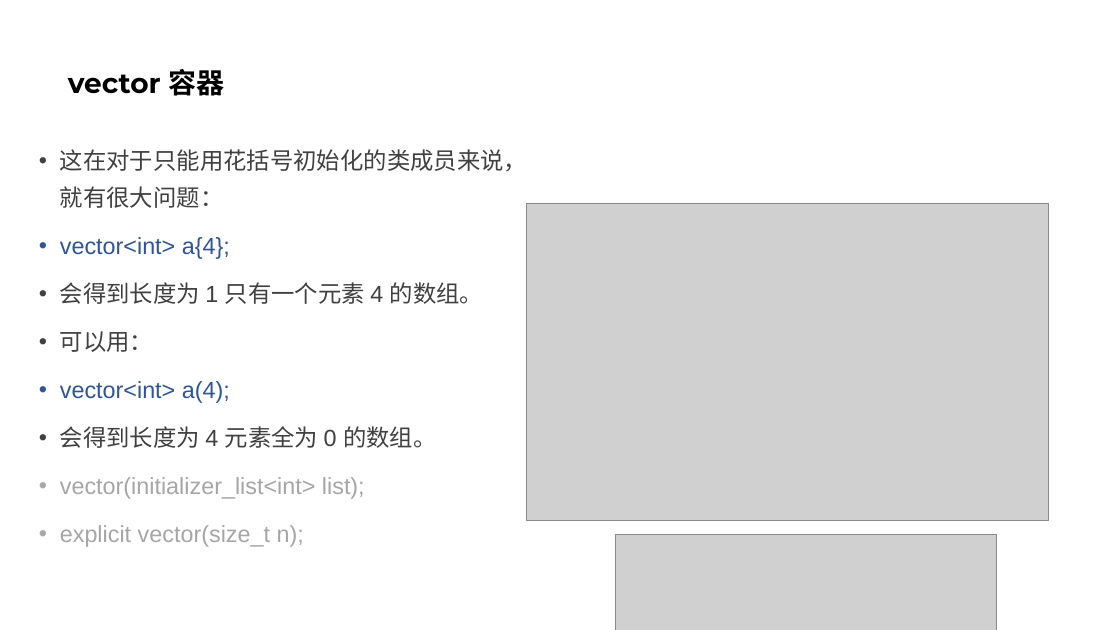
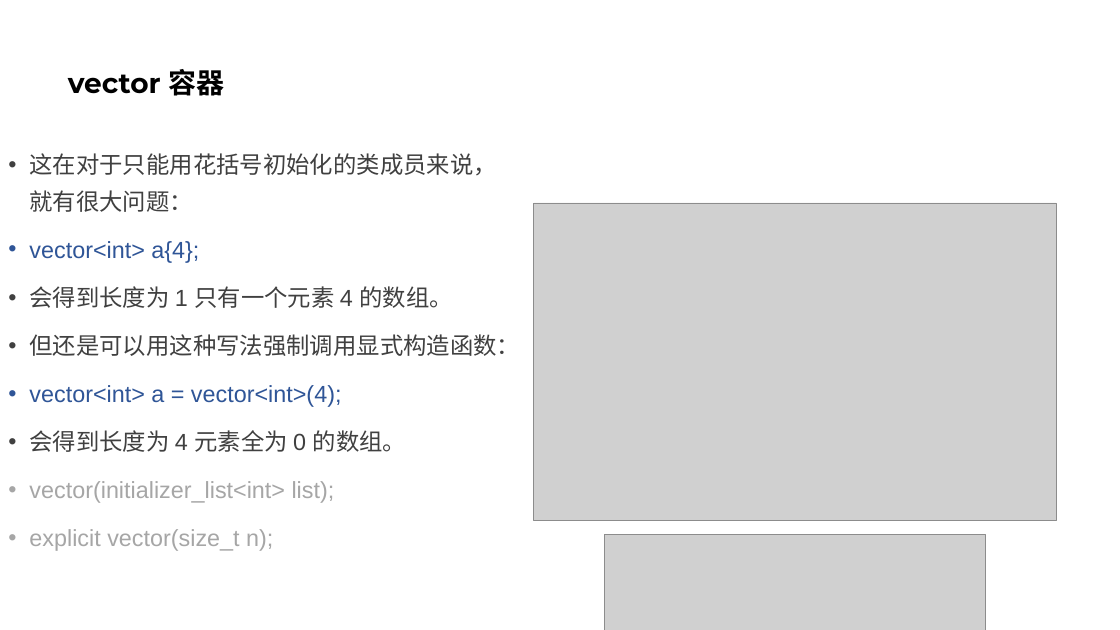
Before and after one commit to parallel101/course, a slide deck: slide 19 of 13/slides.pptx. Drawn at 1120x630 pixels with LibreOffice and Linux fonts; fonts in the diff are those of the drawing; grey boxes stand for pictures. Boxes give left, top, right and bottom in pixels: in the first picture for what was removed or moved away, otherwise in the second. Text is boxed around its words. In the diff, an @@ line names an element or a change of style, - is before the commit and + after.

Commit message:
add vector slides

```diff
--- a/13/slides.pptx
+++ b/13/slides.pptx
@@ text "这在对于只能用花括号初始化的类成员来说，就有很大问题：": place and size @@
-text "这在对于只能用花括号初始化的类成员来说，就有很大问题：" at bbox=[60, 149, 527, 547]
+text "这在对于只能用花括号初始化的类成员来说，就有很大问题：" at bbox=[29, 153, 520, 551]
@@ picture: place and size @@
-picture at bbox=[527, 203, 1049, 521]
+picture at bbox=[534, 203, 1057, 521]
@@ text at bbox=[29, 334, 520, 407]: text changed @@
-• 可以用：
-• vector<int> a(4);
+• 但还是可以用这种写法强制调用显式构造函数：
+• vector<int> a = vector<int>(4);
@@ picture: place and size @@
-picture at bbox=[615, 534, 996, 630]
+picture at bbox=[604, 534, 986, 630]
```
Also in this commit, not shown: 6 slides added, 6 other files.
